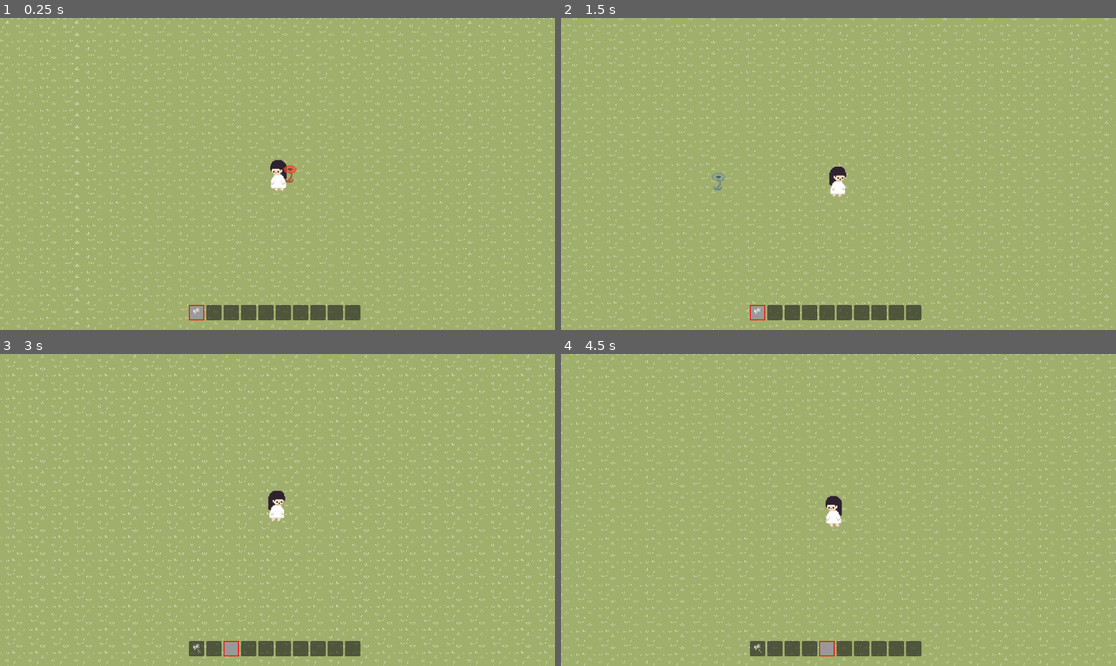
Above: before the commit, frames 1-4 (two rows, left to right).
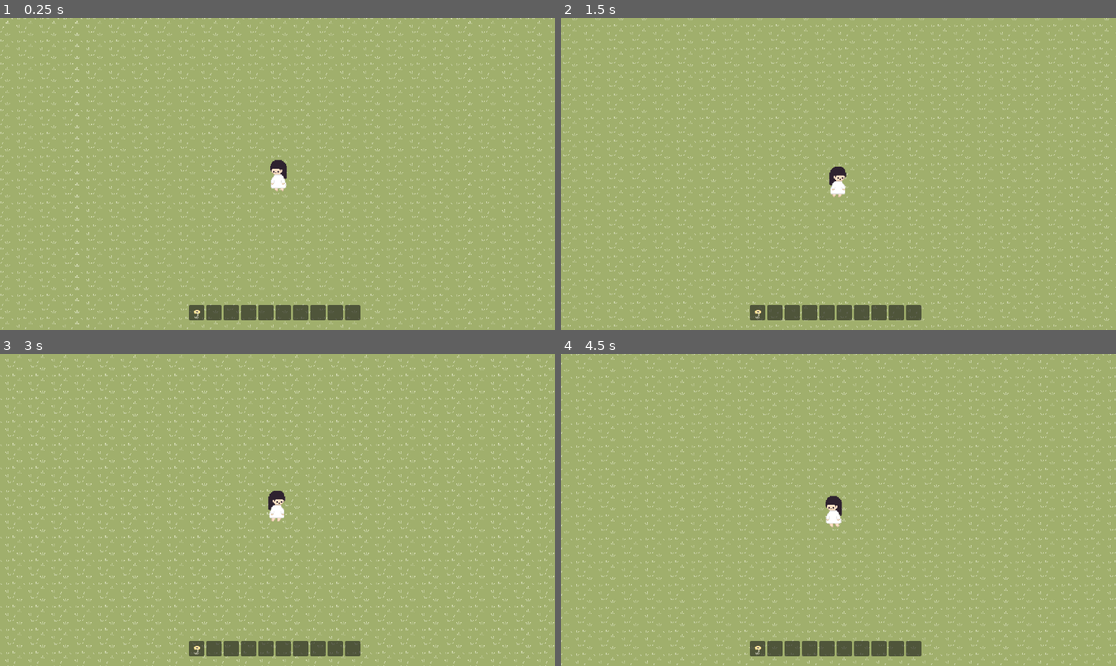
Above: after the commit, the same moments.

Repository: MarbleSodas/LGD
Game: Godot game, scene res://world.tscn
Two runs of this game, one before a commit and one after it. Both use one fixed random seed, a clock stepped at 60 frames per second and the inputs below.
Inputs (mouse positions are in pixels of both pictures, inside the frame that each line leads up to):
- Up to frame 1 (0.25 s): no input
- Up to frame 2 (1.5 s): tap Enter at 0.5 s; move the mouse to (960, 158) at 0.52 s; hold D (Right) 0.53-1.28 s; hold 0 (hotbar_0) 0.53-1.28 s; tap 1 (hotbar_1) at 0.8, 1.35 s; move the mouse to (727, 189) at 1.27 s; hold S (Down) from 1.28 s (still down)
- Up to frame 3 (3 s): tap 2 (hotbar_2) at 1.55 s; move the mouse to (333, 441) at 2.02 s; release S (Down) at 2.03 s; hold D (Right) 2.03-2.78 s; hold 2 (hotbar_2) 2.03-2.78 s; tap 3 (hotbar_3) at 2.3, 2.85 s; move the mouse to (249, 572) at 2.77 s; hold W (Up) from 2.78 s (still down)
- Up to frame 4 (4.5 s): tap 4 (hotbar_4) at 3.05 s; move the mouse to (1005, 556) at 3.52 s; release W (Up) at 3.53 s; hold 4 (hotbar_4) 3.53-4.28 s; hold A (Left) from 3.53 s (still down); tap 5 (hotbar_5) at 3.8, 4.35 s; right-click (1005, 556) at 4.15 s; move the mouse to (672, 463) at 4.27 s

The runs differ from the first frame. In frame 1, 0.2% of the frame differs, in the area x 34-54%, y 47-97%; in frame 2, 0.2%; in frame 3, 0.2%; in frame 4, 0.2%.

Commit message:
feat: added bulk building

Diff:
--- a/project.godot
+++ b/project.godot
@@ -94,7 +94,12 @@
 }
 place={
 "deadzone": 0.5,
-"events": [Object(InputEventMouseButton,"resource_local_to_s …(138 unchanged characters)… se,"button_mask":1,"position":Vector2(0,0),"global_position":Vector2(0,0),"factor":1.0,"button_index":1,"canceled":false,"pressed":true,"double_click":false,"script":null)
+"events": [Object(InputEventMouseButton,"resource_local_to_s …(138 unchanged characters)… se,"button_mask":1,"position":Vector2(0, 0),"global_position":Vector2(0, 0),"factor":1.0,"button_index":1,"canceled":false,"pressed":true,"double_click":false,"script":null)
+]
+}
+cancel={
+"deadzone": 0.5,
+"events": [Object(InputEventMouseButton,"resource_local_to_scene":false,"resource_name":"","device":-1,"window_id":0,"alt_pressed":false,"shift_pressed":false,"ctrl_pressed":false,"meta_pressed":false,"button_mask":2,"position":Vector2(0, 0),"global_position":Vector2(0, 0),"factor":1.0,"button_index":2,"canceled":false,"pressed":true,"double_click":false,"script":null)
 ]
 }
 
--- a/scripts/planting_system.gd
+++ b/scripts/planting_system.gd
@@ -28,8 +28,24 @@
 ## Current placement validity
 var can_place: bool = false
 
-## Which hotbar slot enables this planting tool (slot 0 = dandelion)
-var active_slot: int = 0
+## Grid outline configuration
+@export var grid_outline_color: Color = Color(1.0, 1.0, 1.0, 0.5)  # White with 0.5 alpha base
+@export var grid_outline_width: float = 1.0
+@export var grid_radius: int = 2  # 5x5 grid (2 tiles in each direction)
+
+## Current hovered tile position (for grid drawing)
+var current_tile_center: Vector2 = Vector2.ZERO
+var show_grid: bool = false
+
+## Bulk placement state
+var bulk_start_tile: Vector2i = Vector2i.ZERO  # First clicked tile (Point A)
+var bulk_start_set: bool = false               # True after Ctrl+Click sets Point A
+
+## Visual configuration for bulk selection
+@export var bulk_start_marker_color: Color = Color(0.2, 1.0, 0.2, 0.9)  # Bright green outline for Point A
+
+## Which hotbar slot enables this planting tool (slot 0 = dandelion, -1 = none)
+var active_slot: int = -1
 
 ## Tile source IDs in the TileSet
 const GRASS_SOURCE_ID: int = 0
@@ -76,6 +92,11 @@
 
 func _on_hotbar_slot_changed(slot_index: int) -> void:
 	active_slot = slot_index
+
+	# Cancel bulk mode when switching tools
+	if bulk_start_set:
+		_cancel_bulk_mode()
+
 	# Hide preview if not on plant tool slot
 	if slot_index != 0:
 		preview_sprite.visible = false
@@ -84,9 +105,117 @@
 func _process(_delta: float) -> void:
 	if active_slot != 0:
 		preview_sprite.visible = false
+		if show_grid:
+			show_grid = false
+			queue_redraw()
 		return
 
 	_update_preview()
+
+
+func _draw() -> void:
+	if not show_grid:
+		return
+
+	if bulk_start_set:
+		_draw_bulk_selection()
+	else:
+		_draw_normal_grid()
+
+
+func _draw_normal_grid() -> void:
+	# Draw grid of tiles with distance-based opacity
+	for x in range(-grid_radius, grid_radius + 1):
+		for y in range(-grid_radius, grid_radius + 1):
+			var distance := maxi(absi(x), absi(y))  # Chebyshev distance
+			var opacity_falloff := 1.0 - (float(distance) / float(grid_radius + 1))
+			var tile_color := Color(
+				grid_outline_color.r,
+				grid_outline_color.g,
+				grid_outline_color.b,
+				grid_outline_color.a * opacity_falloff
+			)
+
+			var offset := Vector2(x * tile_size.x, y * tile_size.y)
+			var tile_center := current_tile_center + offset
+			_draw_tile_outline(tile_center, tile_color)
+
+
+func _draw_bulk_selection() -> void:
+	if not tile_map or not preview_sprite.texture:
+		return
+
+	var mouse_pos := get_global_mouse_position()
+	var end_tile := tile_map.local_to_map(mouse_pos)
+
+	# Calculate bounding rectangle
+	var min_tile := Vector2i(
+		mini(bulk_start_tile.x, end_tile.x),
+		mini(bulk_start_tile.y, end_tile.y)
+	)
+	var max_tile := Vector2i(
+		maxi(bulk_start_tile.x, end_tile.x),
+		maxi(bulk_start_tile.y, end_tile.y)
+	)
+
+	# First pass: Check if WHOLE area is valid
+	var is_whole_area_valid := true
+	for x in range(min_tile.x, max_tile.x + 1):
+		for y in range(min_tile.y, max_tile.y + 1):
+			var tile_coords := Vector2i(x, y)
+			var world_pos := tile_map.map_to_local(tile_coords)
+			if not _check_can_place(tile_coords, world_pos):
+				is_whole_area_valid = false
+				break
+		if not is_whole_area_valid:
+			break
+
+	# Draw preview on each tile in the selection
+	for x in range(min_tile.x, max_tile.x + 1):
+		for y in range(min_tile.y, max_tile.y + 1):
+			var tile_coords := Vector2i(x, y)
+			var world_pos := tile_map.map_to_local(tile_coords)
+
+			# Draw tile outline
+			var outline_color := bulk_start_marker_color if tile_coords == bulk_start_tile else grid_outline_color
+			_draw_tile_outline(world_pos, outline_color)
+
+			# Draw plant preview texture
+			# If entire area is valid, use valid color. Otherwise, use invalid color for ALL tiles.
+			var preview_color := preview_color_valid if is_whole_area_valid else preview_color_invalid
+			_draw_preview_at(world_pos, preview_color)
+
+
+func _draw_preview_at(world_pos: Vector2, color: Color) -> void:
+	var texture := preview_sprite.texture
+	if not texture:
+		return
+
+	# Calculate the source rect for the current frame (frame 2 = flowering)
+	var frame_width := texture.get_width() / preview_sprite.hframes
+	var src_rect := Rect2(frame_width * preview_sprite.frame, 0, frame_width, texture.get_height())
+
+	# Calculate destination position (centered, with plant offset)
+	var draw_pos := to_local(world_pos + plant_offset)
+	var dest_rect := Rect2(
+		draw_pos - Vector2(frame_width / 2.0, texture.get_height() / 2.0),
+		Vector2(frame_width, texture.get_height())
+	)
+
+	draw_texture_rect_region(texture, dest_rect, src_rect, color)
+
+
+func _draw_tile_outline(center: Vector2, color: Color) -> void:
+	var half_size := tile_size / 2.0
+	var top_left := to_local(center + Vector2(-half_size.x, -half_size.y))
+	var top_right := to_local(center + Vector2(half_size.x, -half_size.y))
+	var bottom_right := to_local(center + Vector2(half_size.x, half_size.y))
+	var bottom_left := to_local(center + Vector2(-half_size.x, half_size.y))
+
+	draw_line(top_left, top_right, color, grid_outline_width)
+	draw_line(top_right, bottom_right, color, grid_outline_width)
+	draw_line(bottom_right, bottom_left, color, grid_outline_width)
+	draw_line(bottom_left, top_left, color, grid_outline_width)
 
 
 func _update_preview() -> void:
@@ -100,19 +229,28 @@
 	var tile_coords := tile_map.local_to_map(mouse_world_pos)
 	var snapped_pos := tile_map.map_to_local(tile_coords)
 
-	# Position the preview (with offset)
-	preview_sprite.global_position = snapped_pos + plant_offset
-	preview_sprite.visible = true
+	# Update grid drawing
+	current_tile_center = snapped_pos
+	show_grid = true
+	queue_redraw()
 
 	# Load preview texture if not set
 	if preview_sprite.texture == null:
 		_load_preview_texture()
 
-	# Check placement validity
-	can_place = _check_can_place(tile_coords, snapped_pos)
-
-	# Set color based on validity
-	preview_sprite.modulate = preview_color_valid if can_place else preview_color_invalid
+	if bulk_start_set:
+		# In bulk mode: hide single preview, we draw multiple in _draw()
+		preview_sprite.visible = false
+	else:
+		# Normal mode: show single preview
+		preview_sprite.global_position = snapped_pos + plant_offset
+		preview_sprite.visible = true
+
+		# Check placement validity
+		can_place = _check_can_place(tile_coords, snapped_pos)
+
+		# Set color based on validity
+		preview_sprite.modulate = preview_color_valid if can_place else preview_color_invalid
 
 
 func _load_preview_texture() -> void:
@@ -168,8 +306,24 @@
 
 
 func _input(event: InputEvent) -> void:
-	if event.is_action_pressed("place") and active_slot == 0 and can_place:
-		_place_plant()
+	if active_slot != 0:
+		return
+
+	# Cancel bulk mode on right-click
+	if event.is_action_pressed("cancel") and bulk_start_set:
+		_cancel_bulk_mode()
+		return
+
+	if event.is_action_pressed("place"):
+		if bulk_start_set:
+			# Second click: complete bulk placement
+			_place_bulk()
+		elif Input.is_key_pressed(KEY_CTRL):
+			# Ctrl + Click: start bulk mode
+			_set_bulk_start()
+		elif can_place:
+			# Normal single placement (no Ctrl, no bulk mode)
+			_place_plant()
 
 
 func _place_plant() -> void:
@@ -180,19 +334,73 @@
 	var tile_coords := tile_map.local_to_map(mouse_world_pos)
 	var snapped_pos := tile_map.map_to_local(tile_coords)
 
-	# Double-check we can still place (in case of race condition)
 	if not _check_can_place(tile_coords, snapped_pos):
 		return
 
+	_place_plant_at(tile_coords, snapped_pos)
+
+
+func _place_plant_at(tile_coords: Vector2i, world_pos: Vector2) -> void:
 	# Change the tile to Grass_Clear
 	tile_map.set_cell(tile_coords, GRASS_CLEAR_SOURCE_ID, Vector2i.ZERO)
 
 	# Instantiate the plant
 	var plant_instance := plant_scene.instantiate() as Node2D
-	plant_instance.global_position = snapped_pos + plant_offset
+	plant_instance.global_position = world_pos + plant_offset
 
 	# Add to world (as sibling)
 	get_parent().add_child(plant_instance)
 
 	# Track occupied tile
 	occupied_tiles[tile_coords] = plant_instance
+
+
+func _set_bulk_start() -> void:
+	var mouse_pos := get_global_mouse_position()
+	bulk_start_tile = tile_map.local_to_map(mouse_pos)
+	bulk_start_set = true
+	queue_redraw()
+
+
+func _cancel_bulk_mode() -> void:
+	bulk_start_set = false
+	bulk_start_tile = Vector2i.ZERO
+	queue_redraw()
+
+
+func _place_bulk() -> void:
+	if not tile_map or not plant_scene:
+		_cancel_bulk_mode()
+		return
+
+	var mouse_pos := get_global_mouse_position()
+	var end_tile := tile_map.local_to_map(mouse_pos)
+
+	# Calculate bounding rectangle
+	var min_tile := Vector2i(
+		mini(bulk_start_tile.x, end_tile.x),
+		mini(bulk_start_tile.y, end_tile.y)
+	)
+	var max_tile := Vector2i(
+		maxi(bulk_start_tile.x, end_tile.x),
+		maxi(bulk_start_tile.y, end_tile.y)
+	)
+
+	# Pass 1: Check validity of ALL tiles
+	for x in range(min_tile.x, max_tile.x + 1):
+		for y in range(min_tile.y, max_tile.y + 1):
+			var tile_coords := Vector2i(x, y)
+			var world_pos := tile_map.map_to_local(tile_coords)
+			if not _check_can_place(tile_coords, world_pos):
+				# Found an invalid tile, abort the entire placement
+				# Do NOT cancel bulk mode, so user can adjust selection
+				return
+
+	# Pass 2: Place on all tiles (we know they are all valid now)
+	for x in range(min_tile.x, max_tile.x + 1):
+		for y in range(min_tile.y, max_tile.y + 1):
+			var tile_coords := Vector2i(x, y)
+			var world_pos := tile_map.map_to_local(tile_coords)
+			_place_plant_at(tile_coords, world_pos)
+
+	_cancel_bulk_mode()
--- a/ui/hotbar.gd
+++ b/ui/hotbar.gd
@@ -3,7 +3,7 @@
 ## Emitted when the selected hotbar slot changes
 signal slot_changed(index: int)
 
-var current_slot: int = 0
+var current_slot: int = -1  # -1 means nothing selected
 var slots: Array[Panel] = []
 
 # StyleBoxFlat for active slot (red border only, transparent bg)
@@ -13,7 +13,7 @@
 func _ready() -> void:
 	_setup_styles()
 	_cache_slots()
-	select_slot(0)
+	# Start with nothing selected (current_slot = -1)
 
 
 func _setup_styles() -> void:
@@ -35,25 +35,34 @@
 
 func _input(event: InputEvent) -> void:
 	if event.is_action_pressed("hotbar_1"):
-		select_slot(0)
+		_toggle_slot(0)
 	elif event.is_action_pressed("hotbar_2"):
-		select_slot(1)
+		_toggle_slot(1)
 	elif event.is_action_pressed("hotbar_3"):
-		select_slot(2)
+		_toggle_slot(2)
 	elif event.is_action_pressed("hotbar_4"):
-		select_slot(3)
+		_toggle_slot(3)
 	elif event.is_action_pressed("hotbar_5"):
-		select_slot(4)
+		_toggle_slot(4)
 	elif event.is_action_pressed("hotbar_6"):
-		select_slot(5)
+		_toggle_slot(5)
 	elif event.is_action_pressed("hotbar_7"):
-		select_slot(6)
+		_toggle_slot(6)
 	elif event.is_action_pressed("hotbar_8"):
-		select_slot(7)
+		_toggle_slot(7)
 	elif event.is_action_pressed("hotbar_9"):
-		select_slot(8)
+		_toggle_slot(8)
 	elif event.is_action_pressed("hotbar_0"):
-		select_slot(9)
+		_toggle_slot(9)
+
+
+func _toggle_slot(index: int) -> void:
+	if current_slot == index:
+		# Pressing the same slot deselects it
+		deselect_slot()
+	else:
+		# Pressing a different slot selects it
+		select_slot(index)
 
 
 func select_slot(index: int) -> void:
@@ -70,3 +79,12 @@
 
 	# Notify other systems of the slot change
 	slot_changed.emit(current_slot)
+
+
+func deselect_slot() -> void:
+	# Remove highlight from current slot
+	if current_slot >= 0 and current_slot < slots.size():
+		slots[current_slot].remove_theme_stylebox_override("panel")
+
+	current_slot = -1
+	slot_changed.emit(current_slot)
--- a/ui/ui.tscn
+++ b/ui/ui.tscn
@@ -1,7 +1,12 @@
-[gd_scene load_steps=3 format=3 uid="uid://b7u70r6vna5h1"]
+[gd_scene load_steps=5 format=3 uid="uid://b7u70r6vna5h1"]
 
 [ext_resource type="Script" uid="uid://beofp0rx6h1ga" path="res://ui/hotbar.gd" id="1_hotbar"]
 [ext_resource type="Texture2D" uid="uid://crxuyk4g05ifs" path="res://assets/objects/items/DandelionTuft.png" id="2_tuft"]
+[ext_resource type="Texture2D" uid="uid://d5bipq1wj4on" path="res://assets/objects/Dandelion.png" id="3_dandelion"]
+
+[sub_resource type="AtlasTexture" id="AtlasTexture_dandelion"]
+atlas = ExtResource("3_dandelion")
+region = Rect2(64, 0, 32, 32)
 
 [node name="UI" type="CanvasLayer"]
 
@@ -40,7 +45,7 @@
 offset_bottom = -4.0
 grow_horizontal = 2
 grow_vertical = 2
-texture = ExtResource("2_tuft")
+texture = SubResource("AtlasTexture_dandelion")
 expand_mode = 1
 stretch_mode = 5
 
--- a/world.tscn
+++ b/world.tscn
@@ -35,4 +35,6 @@
 
 [node name="PlantingSystem" type="Node2D" parent="."]
 script = ExtResource("5_planting")
+preview_color_valid = Color(0.5019608, 0.7019608, 1, 0.7019608)
 plant_scene = ExtResource("6_dandelion")
+grid_outline_color = Color(0.5019608, 0.7019608, 1, 0.7019608)
Not shown: 1 places in world.tscn that only renumber resources
Not shown, added: get_dim.py
